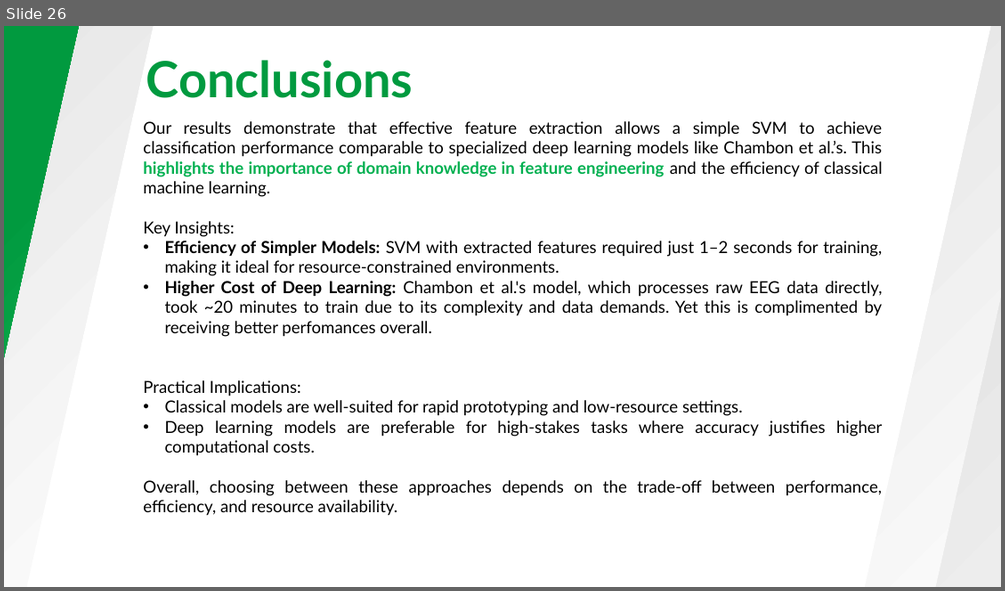
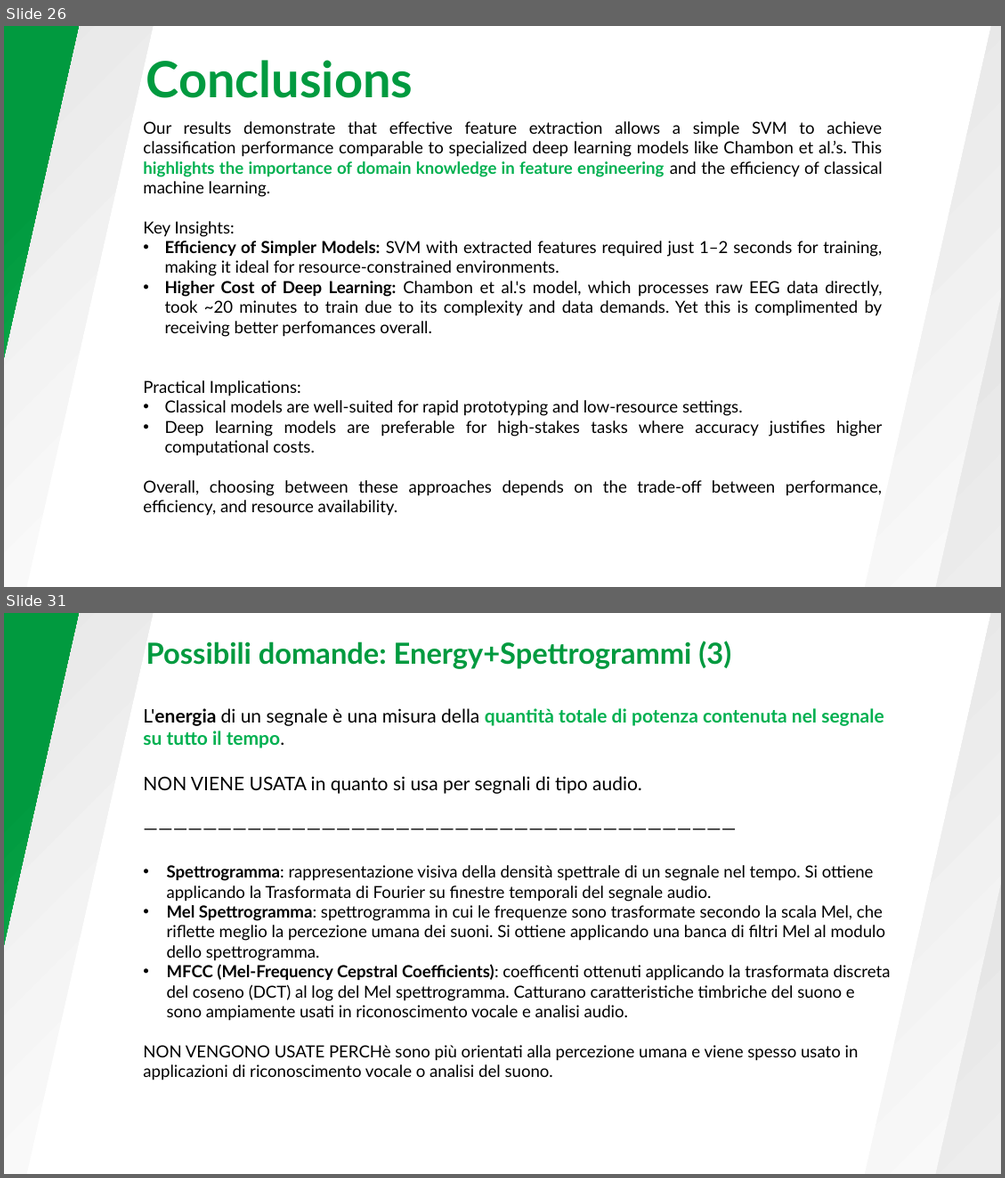
Before and after one commit to VR3ED/SleepStages_prediction, a slide deck: Presentazione.pptx. Shown one above the other, each under a label of ours: slide 26 before the commit, slides 26 and 31 after it; the slides between them are not shown. The pictures are 1005x591 and 1005x1178 pixels, drawn with LibreOffice and Linux fonts; fonts in the diff are those of the drawing. Boxes give left, top, right and bottom in pixels: in the first picture for what was removed or moved away, otherwise in the second. Text is boxed around its words. In the diff, an @@ line names an element or a change of style, - is before the commit and + after.

```diff
--- a/Presentazione.pptx
+++ b/Presentazione.pptx
@@ slide 31 added at <box>4,613,1001,1174</box>, background #FFFFFF @@
@@ rectangle added at <box>4,613,168,1174</box>, fill gradient #E2E2E2 to #FFFFFF @@
@@ rectangle added at <box>4,613,105,1174</box>, fill gradient #019A3F to #18BE5A @@
@@ rectangle added at <box>861,613,1001,1174</box>, fill gradient #E2E2E2 to #FFFFFF @@
@@ rectangle added at <box>907,625,1001,1174</box>, fill gradient #E2E2E2 to #F6F6F6 @@
@@ text added at <box>146,641,731,669</box>, 28 pt, text #019A3F, bold @@
+Possibili domande: Energy+Spettrogrammi (3)
@@ text added at <box>143,708,890,1080</box>, 16 pt, text #000000 @@
+L'energia di un segnale è una misura della quantità totale di potenza contenuta nel segnale su tutto il tempo.
+NON VIENE USATA in quanto si usa per segnali di tipo audio.
+————————————————————————————————————————
+• Spettrogramma: rappresentazione visiva della densità spettrale di un segnale nel tempo. Si ottiene applicando la Trasformata di Fourier su finestre temporali del segnale audio.
+• Mel Spettrogramma: spettrogramma in cui le frequenze sono trasformate secondo la scala Mel, che riflette meglio la percezione umana dei suoni. Si ottiene applicando una banca di filtri Mel al modulo dello spettrogramma.
+• MFCC (Mel-Frequency Cepstral Coefficients): coefficenti ottenuti applicando la trasformata discreta del coseno (DCT) al log del Mel spettrogramma. Catturano caratteristiche timbriche del suono e sono ampiamente usati in riconoscimento vocale e analisi audio.
+NON VENGONO USATE PERCHè sono più orientati alla percezione umana e viene spesso usato in applicazioni di riconoscimento vocale o analisi del suono.
```
Also in this commit, not shown: 1 slide changed, 4 other slides added, 1 other file.
